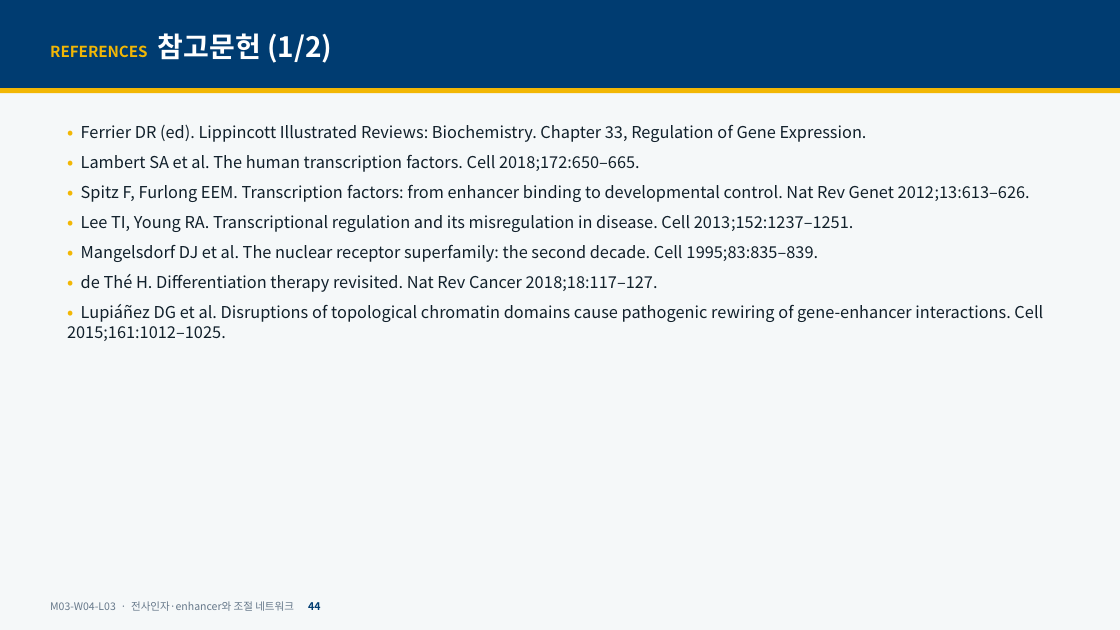
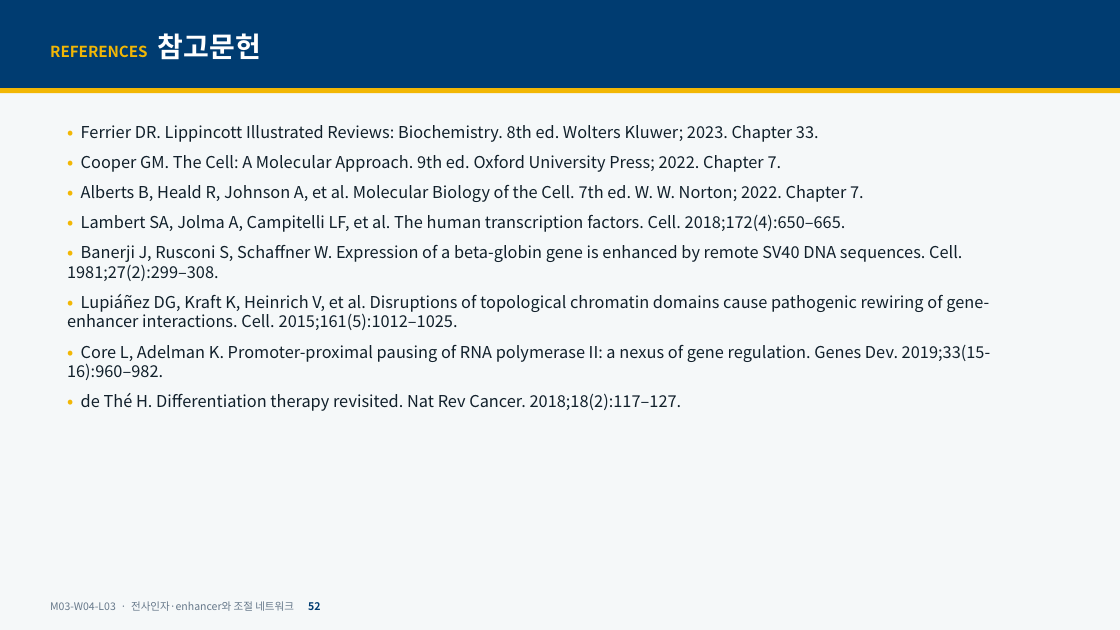
Before and after one commit to hoperiasd2/hoperiasd2.github.io, a slide deck: slide 52 of curriculum/M03/W04/L03/slides.pptx (slide 44 before the commit). Drawn at 1120x630 pixels with LibreOffice and Linux fonts; fonts in the diff are those of the drawing. Boxes give left, top, right and bottom in pixels: in the first picture for what was removed or moved away, otherwise in the second. Text is boxed around its words. In the diff, an @@ line names an element or a change of style, - is before the commit and + after.

```diff
--- a/curriculum/M03/W04/L03/slides.pptx
+++ b/curriculum/M03/W04/L03/slides.pptx
@@ text at bbox=[50, 33, 261, 60]: text changed @@
-REFERENCES 참고문헌 (1/2)
+REFERENCES 참고문헌
@@ text at bbox=[67, 125, 991, 411]: text changed @@
-• Ferrier DR (ed). Lippincott Illustrated Reviews: Biochemistry. Chapter 33, Regulation of Gene Expression.
-• Lambert SA et al. The human transcription factors. Cell 2018;172:650–665.
-• Spitz F, Furlong EEM. Transcription factors: from enhancer binding to developmental control. Nat Rev Genet 2012;13:613–626.
-• Lee TI, Young RA. Transcriptional regulation and its misregulation in disease. Cell 2013;152:1237–1251.
-• Mangelsdorf DJ et al. The nuclear receptor superfamily: the second decade. Cell 1995;83:835–839.
-• de Thé H. Differentiation therapy revisited. Nat Rev Cancer 2018;18:117–127.
-• Lupiáñez DG et al. Disruptions of topological chromatin domains cause pathogenic rewiring of gene-enhancer interactions. Cell 2015;161:1012–1025.
+• Ferrier DR. Lippincott Illustrated Reviews: Biochemistry. 8th ed. Wolters Kluwer; 2023. Chapter 33.
+• Cooper GM. The Cell: A Molecular Approach. 9th ed. Oxford University Press; 2022. Chapter 7.
+• Alberts B, Heald R, Johnson A, et al. Molecular Biology of the Cell. 7th ed. W. W. Norton; 2022. Chapter 7.
+• Lambert SA, Jolma A, Campitelli LF, et al. The human transcription factors. Cell. 2018;172(4):650–665.
+• Banerji J, Rusconi S, Schaffner W. Expression of a beta-globin gene is enhanced by remote SV40 DNA sequences. Cell. 1981;27(2):299–308.
+• Lupiáñez DG, Kraft K, Heinrich V, et al. Disruptions of topological chromatin domains cause pathogenic rewiring of gene-enhancer interactions. Cell. 2015;161(5):1012–1025.
+• Core L, Adelman K. Promoter-proximal pausing of RNA polymerase II: a nexus of gene regulation. Genes Dev. 2019;33(15-16):960–982.
+• de Thé H. Differentiation therapy revisited. Nat Rev Cancer. 2018;18(2):117–127.
@@ text at bbox=[50, 601, 320, 611]: text changed @@
-M03-W04-L03 · 전사인자·enhancer와 조절 네트워크 44
+M03-W04-L03 · 전사인자·enhancer와 조절 네트워크 52
```
Also in this commit, not shown: 38 other slides changed, 12 slides added, 5 slides removed, 17 other files.
